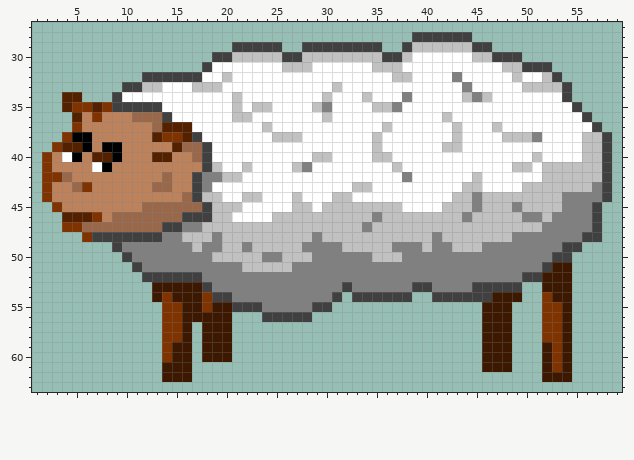
Pixel-art sprite -- assets/img/sprites/enemies/sheep.png. The picture above is the old version.
The file is 64x64 pixels. Shown: x 1..59, y 27..63.
After the commit:
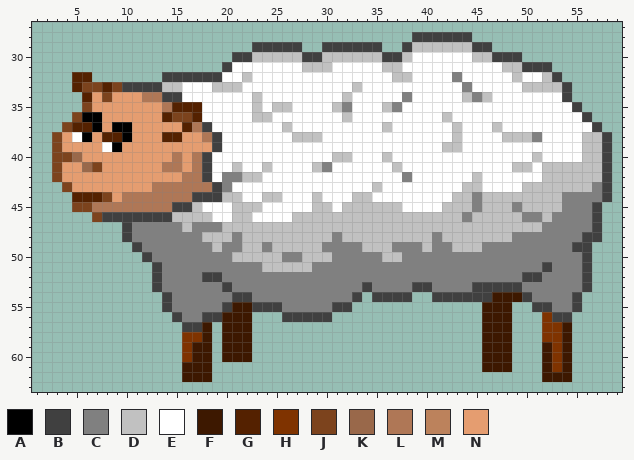
Palette (. is transparent): A #000000  B #404040  C #808080  D #c1c1c1  E #ffffff  F #3d1800  G #542100  H #7f3300  J #7c431d  K #99684a  L #af7756  M #bc825c  N #e59d70
The exact change:
Changed rows in their new state; - is an unchanged pixel.
first column x 2:
29 -------------------..---BB..---------------------------
30 -----------------..BB---DDBB---------------------------
31 ----------------..B-----EE-DD----E---------------------
32 ---GG-----..----BBE-D----------------------------------
33 ---GJJGJ--BBDD-EE-DD---------E-D-----------------------
34 --..GNJNNNLLBB-----E-D------E-D-E----------------------
35 --..JNNNNNNNLGGG---E--EDD--EEDC--E---------------------
36 ---JAANNNNNNGJJG---EEDD-----E-D------------------------
37 --JGGANAANNNNN-LB-----E-D------------------------------
38 -JNE-NGGANNNGGNNLB-----EE-DD-----E---------------------
39 -JNNNNE-NNNNNNNNNB---------------E---------------------
40 .JJKNNNNNNNNNLNL-----------EEDD--E---------------------
41 .JNNKJNNNNNNLLNL-E-DE-D--EEDC--------------------------
42 .JNNNNNNNNNNNNLLBECCDD---------------------------------
43 ..JNNNNNNNNLLLLLLBC------------EED---------------------
44 ...GGGJNLLLLLLL-BBDDEEDD-E-D-EEDD----------------------
45 -..JJLLLLLLLLBBDEEE-DD---EED-E-------------------------
46 --...JBBBBBBBDDDDEEDD--EE--------D---------------------
47 --......BCCCCCD-CC--------------D----------------------
48 ----....-CCC--CC-D-C-------D-C-------------------------
49 -------..B-----C-DCCD-C---DD--CC--------------------C-B
50 --------..B------CC---DDCC-DD----C-----------------CCCB
51 ---------..B--------CC---DD------------------------CCCB
52 ----------.-CCCCBB--------------------------------CCCCB
53 -----------BCCCCC-B-----------C-B---------------CCCCCCB
54 -----------.BCCCCCCBB--------CC-.---------------BCCCCB-
55 ------------BCCCCCBFF-BB---CCBB------------------BBCCB-
56 ------------.BCCBB-FF-..---BB----------------------BB--
57 ------------..BB-.-FF----------------------------------
58 ------------..HH-.-FF----------------------------------
59 ------------..HF-.-FF----------------------------------
60 ------------..HF-.-FF----------------------------------
61 ------------..-FF--------------------------------------
62 ------------..-FF--------------------------------------
